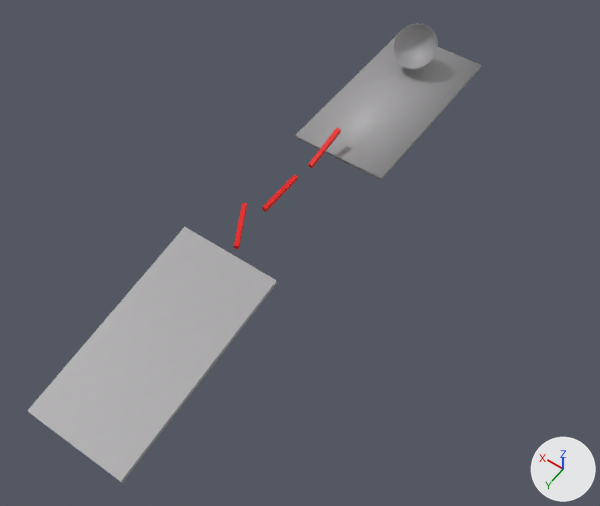
Before and after pictures for a commit that changed the Blender file levels/blends/playground.blend.
Camera for both pictures: a 50 mm lens placed at (-147.0, 308.0, 257.0), pointed at (-22.0, 133.0, -17.0). Arrows for +X, +Y and +Z are at lower right; the lights stay in place.

The scene before the commit, as lines of its bpy script (objects in view):
```python
me_cube_007 = bpy.data.meshes.new('Cube.007')
me_cube_007.from_pydata(...)  # a box spanning x -23.6..23.6, y -47.2..47.2, z -1.0..1.0
me_cube_007.polygons.foreach_set('use_smooth', [True] * 6)
me_cube_007.materials.append(mat_material_003)  # picture img_templategrid_orm_png_002
me_cube_009 = bpy.data.meshes.new('Cube.009')
me_cube_009.from_pydata(...)  # a box spanning x -23.6..23.6, y -47.2..47.2, z -1.0..1.0
me_cube_009.materials.append(mat_material_003)  # picture img_templategrid_orm_png_002
me_sphere = bpy.data.meshes.new('Sphere')
me_sphere.from_pydata(...)  # 450 vertices, 480 faces; spans x -11.2..11.2, y -11.4..7.1, z -11.4..5.6
me_sphere.polygons.foreach_set('use_smooth', [True] * 480)
me_sphere.materials.append(mat_material_003)  # picture img_templategrid_orm_png_002
ob_cup = bpy.data.objects.new('cup', me_sphere)
ob_cup.location = (0.0, 7.4, 0.0)
ob_platform1 = bpy.data.objects.new('platform1', me_cube_007)
ob_platform1.location = (-3.8, 31.4, -16.1)
ob_platform1.rotation_euler = (-0.00671, 0.0, 0.0)  # degrees (-0.4, 0, 0)
ob_platform2 = bpy.data.objects.new('platform2', me_cube_009)
ob_platform2.location = (-3.4, 202.7, -16.1)
ob_platform2.rotation_euler = (-0.176, 0.0, 0.0)  # degrees (-10, 0, 0)
```
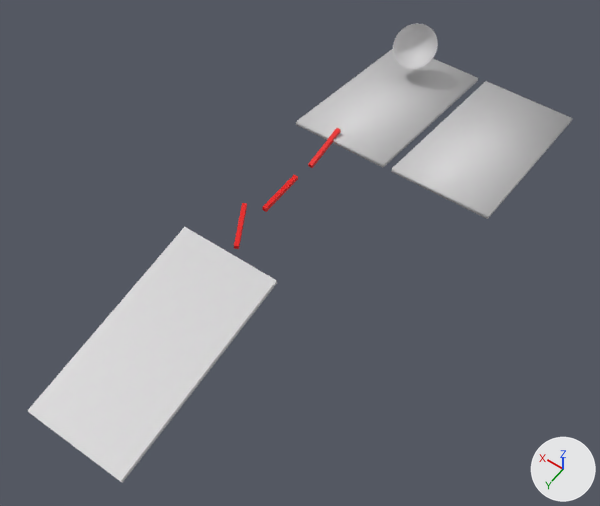
Diff of the bpy script that builds the scene:
```diff
--- a/levels/blends/playground.blend.py
+++ b/levels/blends/playground.blend.py
@@ img_templategrid_orm_png_002 @@
-img_templategrid_orm_png_002 = load_image('templategrid_orm.png.002', '../tex/templategrid_orm.png', 4096, 4096, 'sRGB')
+img_templategrid_orm_png_002 = load_image('templategrid_orm.png.002', '../tex/templategrid_orm.png', 4096, 4096, 'Linear Rec.709')
@@ img_templategrid_orm_png_003 @@
+img_templategrid_orm_png_003 = load_image('templategrid_orm.png.003', '../tex/templategrid_orm.png', 4096, 4096, 'Linear Rec.709')
@@ mat_material_002 @@
+mat_material_002 = principled_material('Material.002')
+mat_material_002.texture = img_templategrid_orm_png_003
@@ me_cube_004 @@
+me_cube_004.from_pydata(...)  # a box spanning x -23.6..23.6, y -47.2..47.2, z -1.0..1.0
+me_cube_004.polygons.foreach_set('use_smooth', [True] * 6)
+me_cube_004.materials.append(mat_material_002)  # picture img_templategrid_orm_png_003
@@ ob_platform1 @@
 ob_platform1.location = (-3.8, 31.4, -16.1)
-ob_platform1.rotation_euler = (-0.00671, 0.0, 0.0)  # degrees (-0.4, 0, 0)
+ob_platform1.rotation_euler = (0.163, 0.0, 0.0)  # degrees (9.3, 0, 0)
@@ ob_ghost @@
+ob_ghost = bpy.data.objects.new('ghost', me_cube_004)
+ob_ghost.location = (-55.4, 31.5, -15.8)
+ob_ghost.rotation_euler = (0.163, 0.0, 0.0)  # degrees (9.3, 0, 0)
```

What differs and where, as boxes (x1, y1, x2, y2) in the pictures (600 x 506 px):
'platform2', surface changed (grey to white): (28, 227, 277, 483) in both
'ghost', added: after (391, 81, 572, 219)
'platform1', surface changed, turned: before (296, 35, 481, 180); after (296, 49, 478, 167)
'cup', surface changed: (393, 23, 438, 69) in both
